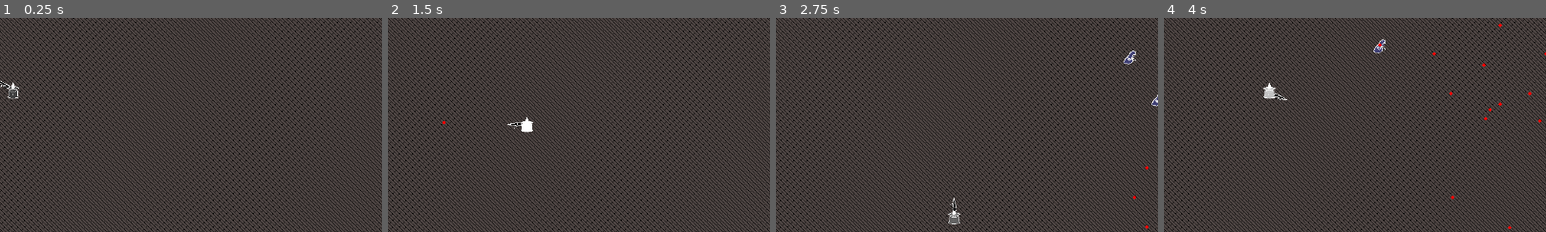
Above: before the commit, frames 1-4 (left to right).
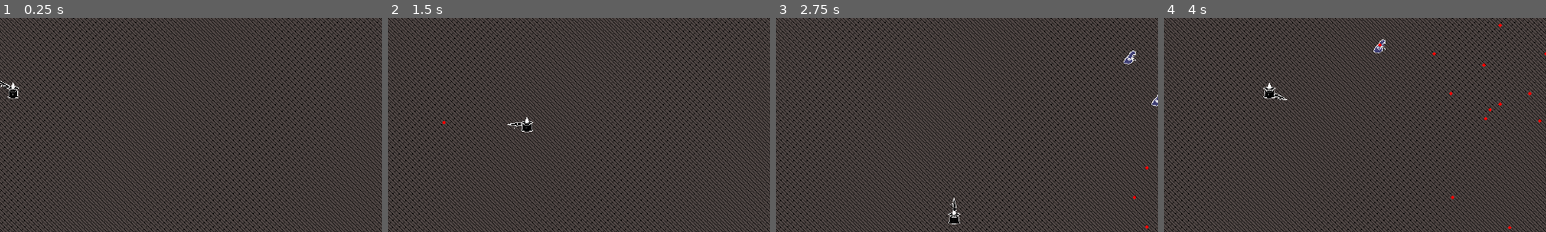
Above: after the commit, the same moments.

Repository: pablopenna/out-of-philosophers-stones
Game: Godot game, scene res://scenes/main.tscn
The game is run twice, just before and just after one commit, with the same random seed, the same clock (stepped at 60 frames per second) and the same inputs.
Inputs (mouse positions are % of the whole screen's width and height, from its top left):
- Up to frame 1 (0.25 s): no input
- Up to frame 2 (1.5 s): tap Enter at 0.5 s; move the mouse to (72, 45) at 0.52 s; hold D (move_right) 0.53-1.28 s; click (72, 45) at 0.6 s; move the mouse to (30, 55) at 1.27 s; hold S (move_down) from 1.28 s (still down); click (30, 55) at 1.35 s
- Up to frame 3 (2.75 s): move the mouse to (60, 28) at 2.02 s; release S (move_down) at 2.03 s; hold D (move_right) from 2.03 s (still down); hold Shift (walk) from 2.03 s (still down); click (60, 28) at 2.3 s
- Up to frame 4 (4 s): move the mouse to (45, 70) at 2.77 s; release D (move_right) at 2.78 s; release Shift (walk) at 2.78 s; hold W (move_up) 2.78-3.53 s; click (45, 70) at 2.85 s; move the mouse to (80, 65) at 3.52 s; hold A (move_left) from 3.53 s (still down); click (80, 65) at 3.6 s
The pictures show only the part of the screen within x 41-91%, y 24-74%; the shares and areas given below are measured in that part.

The runs differ from the first frame. In frame 1, less than 0.1% of the frame differs, in the area x 2-5%, y 32-38%; in frame 2, 0.1%, in the area x 35-38%, y 48-54%; in frame 3, 0.1%; in frame 4, 0.1%.

Commit message:
Add shaders to player which paints in white and show a heart when an enemy bullet gets close

Diff:
--- a/scenes/gun/gun.gd
+++ b/scenes/gun/gun.gd
@@ -5,10 +5,12 @@
 @export var bullet_damage: int = 1
 @export var bullet_creation_point: Node2D
 @export_flags_2d_physics var projectile_scanned_layer: int
+@export_flags_2d_physics var projectile_layer: int
 @export var sprite: Sprite2D
 
 func _ready() -> void:
 	projectile_shooter.projectile_scanned_layer = projectile_scanned_layer
+	projectile_shooter.projectile_layer = projectile_layer
 
 func _process(_delta: float) -> void:
 	_rotate_to_face_mouse()
--- /dev/null
+++ b/scenes/player/BulletProximityEffect.gd
@@ -0,0 +1,52 @@
+extends Area2D
+
+var tracked_bullets: Array[Area2D]
+var MAX_DISTANCE: float
+var MIN_DISTANCE: float
+
+@export var sprites_to_provide_param_to_shader: Array[Sprite2D]
+const shader_param_name = "intensity"
+
+func _ready() -> void:
+	self.area_entered.connect(_on_bullet_entered)
+	self.area_exited.connect(_on_bullet_entered)
+	MAX_DISTANCE = (($CollisionShape2D as CollisionShape2D).shape as CircleShape2D).radius
+	MIN_DISTANCE = 0
+
+func _process(delta) -> void:
+	var closest_distance = _calculate_distance_to_closest_bullet()
+	var value_for_shaders = _magic_value_between_0_and_1(closest_distance)
+	_provide_param_to_sprite_shaders(value_for_shaders)
+
+	#print("MAX ", MAX_DISTANCE)
+	#print("closest dist ", closest_distance)
+	#print("closest value ", value_for_shaders)
+
+func _provide_param_to_sprite_shaders(param_value: float) -> void:
+	for sprite: Sprite2D in sprites_to_provide_param_to_shader:
+		(sprite.material as ShaderMaterial).set_shader_parameter("intensity", param_value)
+
+# Given a Max and Min value, code a function that returns a value between 0 or 1 depending on  how close the value received as parameter is to the Min or the Max values. The return value should be closer to 1 the closer the parameter is to the Min value. The return value should be closer to 0 the closer the parameter is to the Max value.
+# This only works if MIN_DISTANCE is 0
+func _magic_value_between_0_and_1(value: float) -> float:
+	return (MAX_DISTANCE - value) / MAX_DISTANCE
+
+func _calculate_distance_to_closest_bullet() -> float:
+	var distance_to_closest_bullet: float = MAX_DISTANCE
+	for bullet: Area2D in tracked_bullets:
+		if bullet == null:
+			continue
+		var distance_to_bullet = _distance_to_bullet(bullet)
+		if distance_to_bullet < distance_to_closest_bullet:
+			distance_to_closest_bullet = distance_to_bullet
+	return distance_to_closest_bullet
+
+func _distance_to_bullet(bullet: Area2D) -> float:
+	var distance: float = global_position.distance_to(bullet.global_position)
+	return max(distance, MIN_DISTANCE)
+
+func _on_bullet_entered(area: Area2D) -> void:
+	tracked_bullets.append(area)
+
+func _on_bullet_exited(area: Area2D) -> void:
+	tracked_bullets.erase(area)
--- /dev/null
+++ b/scenes/player/hurt_sound_player.gd
@@ -0,0 +1,4 @@
+extends AudioStreamPlayer
+
+func _on_health_points_manager_health_decreased(_new_health_amount: int, _previous_health_amount: int) -> void:
+	play()
--- a/scenes/player/player.gd
+++ b/scenes/player/player.gd
@@ -8,10 +8,12 @@
 	animation_player.play("Player/idle")
 
 func _physics_process(delta: float) -> void:
+	_move()
+	super._physics_process(delta)
+
+func _move() -> void:
 	var move_speed: int = walk_speed if Input.is_action_pressed("walk") else run_speed
 	velocity = Vector2(
 		Input.get_axis("move_left", "move_right"),
 		Input.get_axis("move_up", "move_down")
 	).normalized() * move_speed
-
-	super._physics_process(delta)
--- a/scenes/player/player.tscn
+++ b/scenes/player/player.tscn
@@ -1,16 +1,23 @@
-[gd_scene load_steps=9 format=3 uid="uid://p143u0yu7cua"]
+[gd_scene load_steps=19 format=3 uid="uid://p143u0yu7cua"]
 
 [ext_resource type="Script" path="res://scenes/player/player.gd" id="1_qd4n7"]
-[ext_resource type="Shader" path="res://scenes/player/bullet_proximity.gdshader" id="2_3cy15"]
 [ext_resource type="Texture2D" uid="uid://b3ud6cvdh6bu4" path="res://art/player.png" id="2_si4qa"]
+[ext_resource type="Shader" path="res://shaders/white_filter.gdshader" id="2_vesn5"]
 [ext_resource type="PackedScene" uid="uid://bf8w8c0v5afmv" path="res://scenes/gun/gun.tscn" id="3_pra16"]
+[ext_resource type="PackedScene" uid="uid://bvhpvjcuqvn16" path="res://scenes/hurtbox/hurtbox.tscn" id="5_qrsrk"]
+[ext_resource type="PackedScene" uid="uid://bivwencvg08tj" path="res://scenes/hp_manager/health_points_manager.tscn" id="6_v44fv"]
+[ext_resource type="AudioStream" uid="uid://ckbfps33bo0ss" path="res://sfx/damage.ogg" id="7_rr7gj"]
+[ext_resource type="Script" path="res://scenes/player/hurt_sound_player.gd" id="8_3qskg"]
+[ext_resource type="Shader" path="res://shaders/transparent.gdshader" id="9_fj5c6"]
+[ext_resource type="Texture2D" uid="uid://b2xicndr3vl6n" path="res://art/player_heart.png" id="9_lairw"]
+[ext_resource type="Script" path="res://scenes/player/BulletProximityEffect.gd" id="11_huqqd"]
 
 [sub_resource type="RectangleShape2D" id="RectangleShape2D_p6e2r"]
 size = Vector2(17, 17)
 
 [sub_resource type="ShaderMaterial" id="ShaderMaterial_8se75"]
-shader = ExtResource("2_3cy15")
-shader_parameter/intensity = 1.0
+shader = ExtResource("2_vesn5")
+shader_parameter/intensity = 0.0
 
 [sub_resource type="Animation" id="Animation_4vq8p"]
 resource_name = "idle"
@@ -33,6 +40,16 @@
 _data = {
 "idle": SubResource("Animation_4vq8p")
 }
+
+[sub_resource type="CircleShape2D" id="CircleShape2D_wlbpc"]
+radius = 2.23607
+
+[sub_resource type="ShaderMaterial" id="ShaderMaterial_y2t3m"]
+shader = ExtResource("9_fj5c6")
+shader_parameter/intensity = 0.0
+
+[sub_resource type="CircleShape2D" id="CircleShape2D_gtw83"]
+radius = 30.0
 
 [node name="Player" type="CharacterBody2D" node_paths=PackedStringArray("animation_player")]
 collision_layer = 2
@@ -57,3 +74,37 @@
 
 [node name="Gun" parent="." instance=ExtResource("3_pra16")]
 projectile_scanned_layer = 128
+projectile_layer = 16
+
+[node name="Hurtbox" parent="." instance=ExtResource("5_qrsrk")]
+collision_layer = 32
+collision_mask = 0
+
+[node name="CollisionShape2D" type="CollisionShape2D" parent="Hurtbox"]
+position = Vector2(1, 3)
+shape = SubResource("CircleShape2D_wlbpc")
+
+[node name="HealthPointsManager" parent="." node_paths=PackedStringArray("hurtbox") instance=ExtResource("6_v44fv")]
+hurtbox = NodePath("../Hurtbox")
+health = 5
+
+[node name="HurtSound" type="AudioStreamPlayer" parent="."]
+stream = ExtResource("7_rr7gj")
+script = ExtResource("8_3qskg")
+
+[node name="Heart" type="Sprite2D" parent="."]
+material = SubResource("ShaderMaterial_y2t3m")
+position = Vector2(1, 3)
+texture = ExtResource("9_lairw")
+
+[node name="BulletProximityEffect" type="Area2D" parent="." node_paths=PackedStringArray("sprites_to_provide_param_to_shader")]
+collision_layer = 0
+collision_mask = 64
+script = ExtResource("11_huqqd")
+sprites_to_provide_param_to_shader = [NodePath("../Sprite2D"), NodePath("../Heart")]
+
+[node name="CollisionShape2D" type="CollisionShape2D" parent="BulletProximityEffect"]
+position = Vector2(-1, 0)
+shape = SubResource("CircleShape2D_gtw83")
+
+[connection signal="health_decreased" from="HealthPointsManager" to="HurtSound" method="_on_health_points_manager_health_decreased"]
--- /dev/null
+++ b/shaders/transparent.gdshader
@@ -0,0 +1,11 @@
+shader_type canvas_item;
+uniform float intensity;
+
+void fragment() {
+	vec4 real_color = texture(TEXTURE, UV);
+	// float time_changer = abs(sin(TIME)); // Delete - used just to debug
+	if(real_color.a > 0.0) {
+		real_color.a = intensity;
+	}
+	COLOR = real_color;
+}
--- a/scenes/player/bullet_proximity.gdshader
+++ b/shaders/white_filter.gdshader
@@ -4,9 +4,9 @@
 // Make image whiter the higher the intensity
 void fragment() {
 	vec4 real_color = texture(TEXTURE, UV);
-	float time_changer = abs(sin(TIME)); // Delete - used just to debug
+	// float time_changer = abs(sin(TIME)); // Delete - used just to debug
 	if(real_color.a > 0.0) {
-		real_color = real_color + vec4(intensity * time_changer);
+		real_color = real_color + vec4(intensity);
 	}
 	COLOR = real_color;
 }
Binary file added: art/player_heart.png
Not shown, added: art/player_heart.png.import
